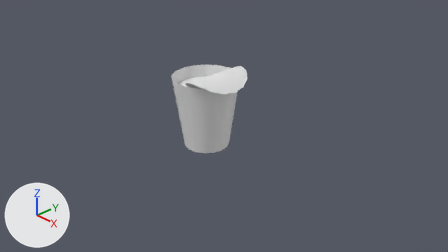
Two versions of the Blender file obj/cupnoodle.blend, one commit apart.
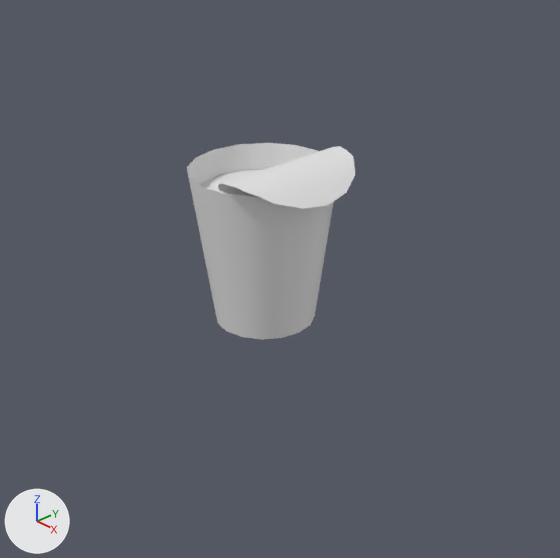
Each version appears first from the file's camera 'Camera', and next in a close-up on the part from 19% to 76% of the width and 0% to 100% of the height. Lighting does not change. The marker at lower left points along +X, +Y and +Z.
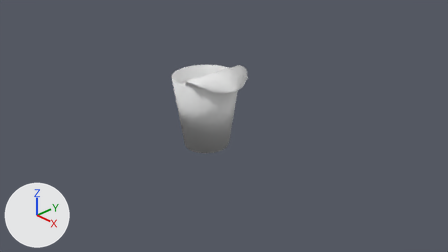
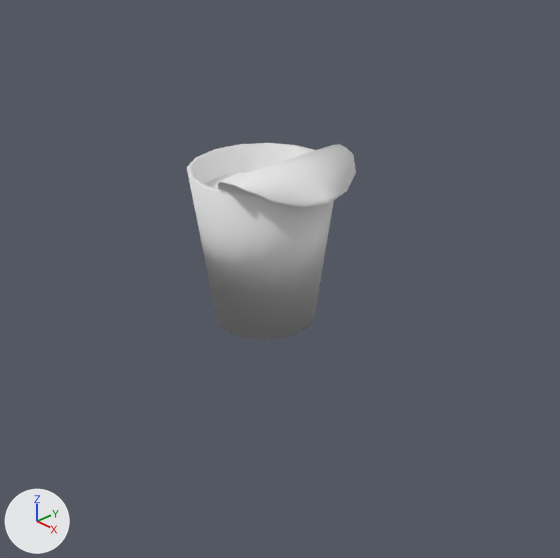
Diff of the bpy script that builds the scene:
```diff
--- a/obj/cupnoodle.blend.py
+++ b/obj/cupnoodle.blend.py
@@ me_circle_003 @@
 # used by ob_circle_002; location = (0.0, 0.0, 1.62); rotation_euler = (0.0, 0.0, -0.393), in degrees (0, 0, -23)
-me_circle_003.from_pydata(...)  # 28 vertices, 14 faces; spans x -0.091..0.907, y -0.586..0.846, z -0.123..0.118
+me_circle_003.from_pydata(...)  # 82 vertices, 84 faces; spans x -0.1..0.913, y -0.59..0.847, z -0.112..0.139
+# me_circle_003 part 1: the whole mesh is rebuilt
@@ me_circle_001 @@
 # used by ob_circle; location = (0.0, 0.0, 0.0); rotation_euler = (0.0, 0.0, -0.393), in degrees (0, 0, -23)
-me_circle_001.from_pydata(...)  # 49 vertices, 32 faces; spans x -0.74..0.74, y -0.74..0.74, z 0.0..1.62
+me_circle_001.from_pydata(...)  # 49 vertices, 64 faces; spans x -0.74..0.74, y -0.74..0.74, z 0.0..1.63
+# me_circle_001 part 2
+# 16 vertices are removed from x -0.51..0.51, y -0.51..0.51, z 0.0
+# 16 faces are deleted
+# 16 vertices are added at x -0.69..0.69, y -0.69..0.69, z 1.63
+# 47 new faces join them, smooth
+# 1 new face joins them
```

Where the change shows, as pixel boxes (x1, y1, x2, y2) in the close-ups (560 x 558 px):
'Circle', reshaped: before (187, 143, 333, 339); after (187, 143, 334, 339)
'Circle.002', reshaped: before (218, 146, 355, 209); after (217, 144, 356, 208)
part 2 of me_circle_001, built on: after (187, 143, 315, 195)
